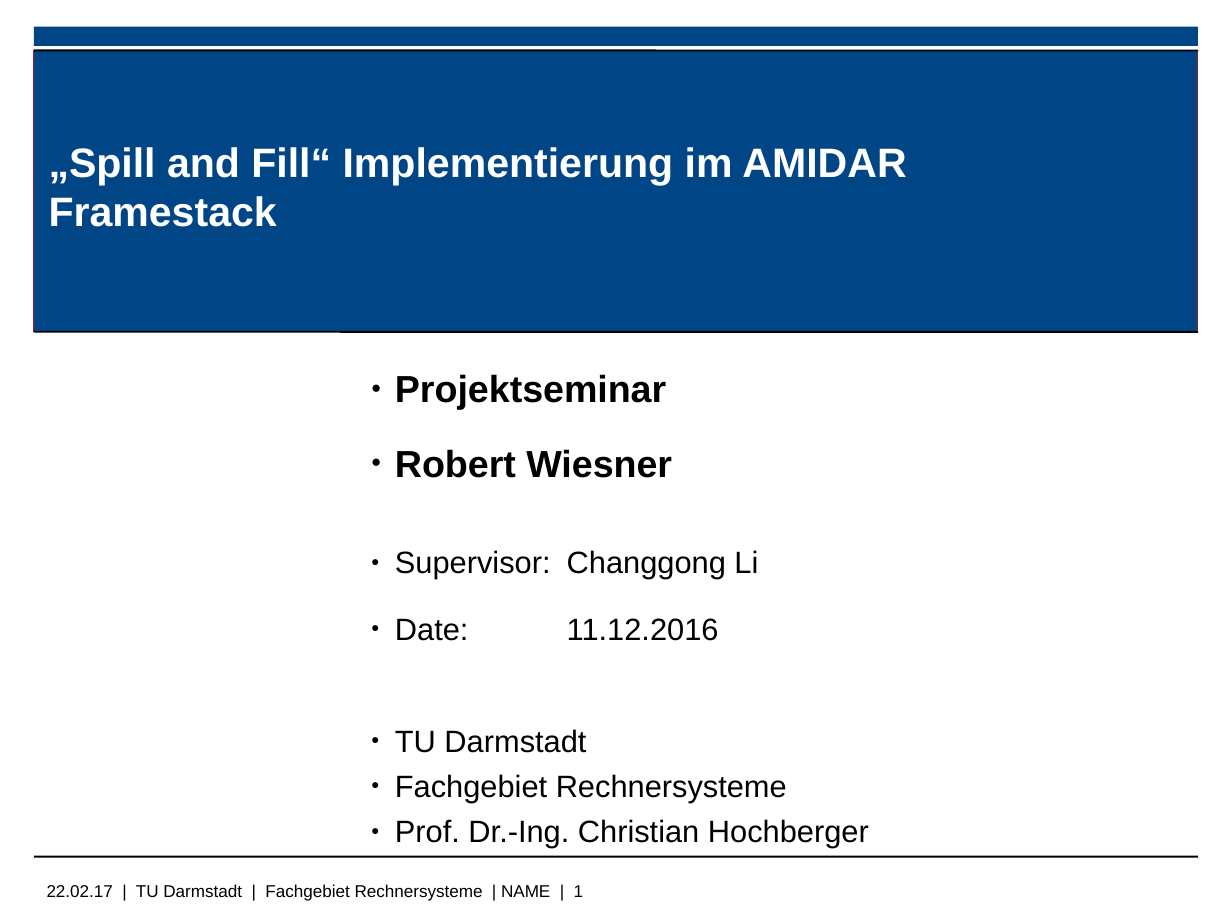
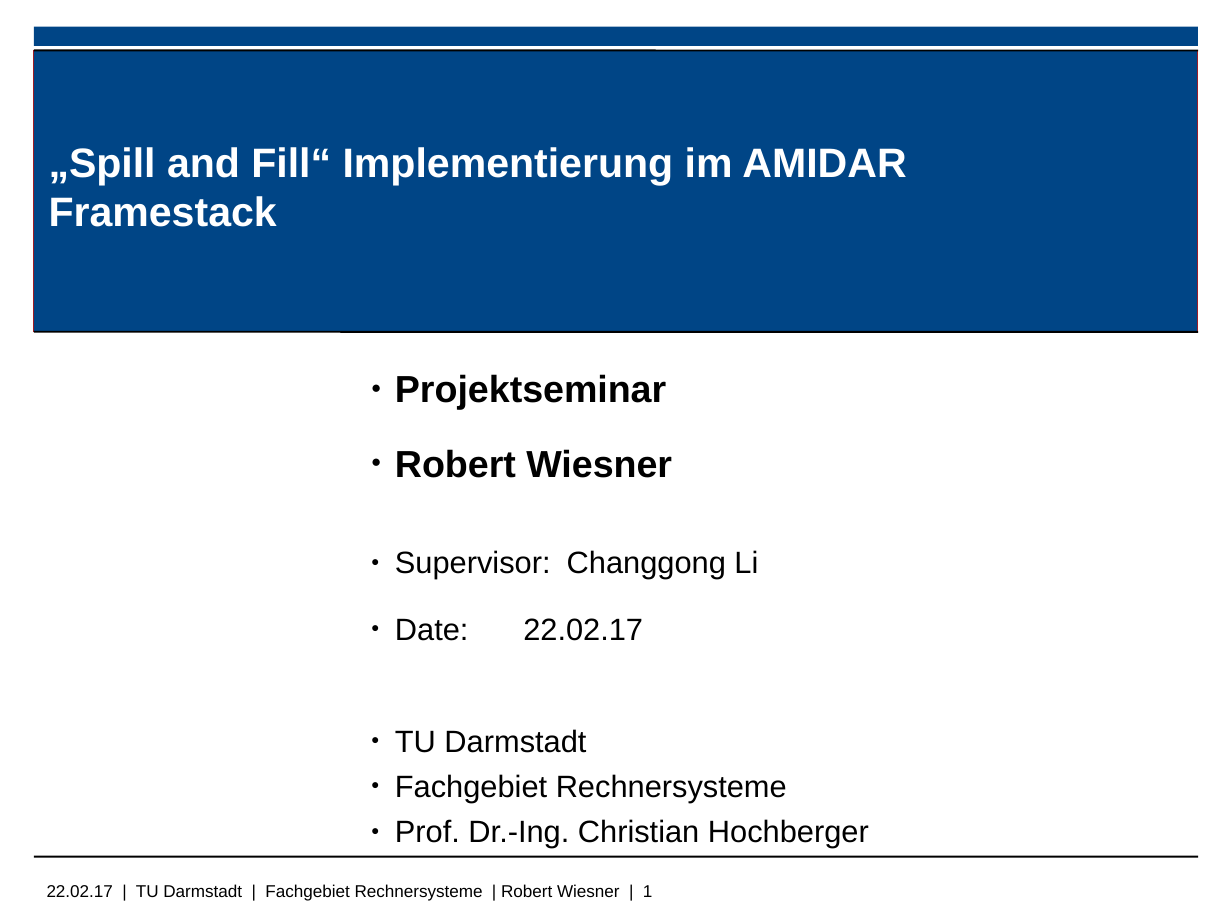
Before and after one commit to Wiero/PS_RS_REPORT, a slide deck: slide 1 of libreoffice_presentation.odp. Drawn at 1232x924 pixels with LibreOffice and Linux fonts; fonts in the diff are those of the drawing; background and template pictures are left out. Boxes give left, top, right and bottom in pixels: in the first picture for what was removed or moved away, otherwise in the second. Text is boxed around its words. In the diff, an @@ line names an element or a change of style, - is before the commit and + after.

Commit message:
22.2

```diff
--- a/libreoffice_presentation.odp
+++ b/libreoffice_presentation.odp
@@ text at (395,618,643,641): text changed @@
-● Date: 11.12.2016
+● Date: 22.02.17
@@ text at (47,884,653,901): text changed @@
-22.02.17 | TU Darmstadt | Fachgebiet Rechnersysteme | NAME | 1
+22.02.17 | TU Darmstadt | Fachgebiet Rechnersysteme | Robert Wiesner | 1
```
Also in this commit, not shown: 28 other slides changed, 6 slides added, 4 slides removed.
